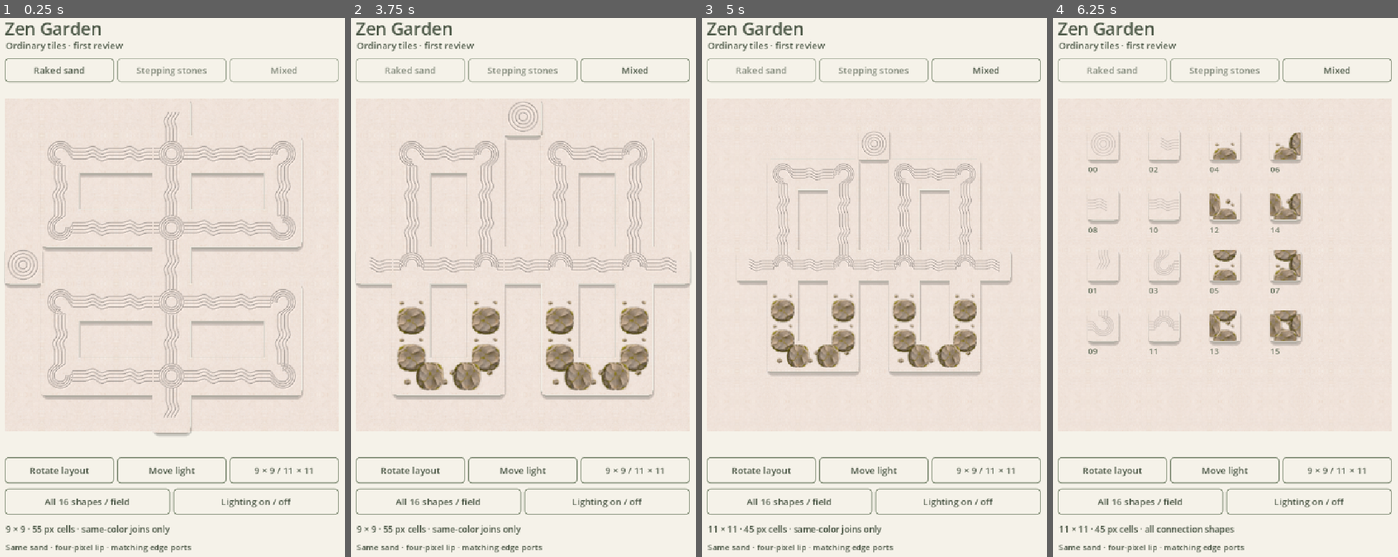
Above: before the commit, frames 1-4 (left to right).
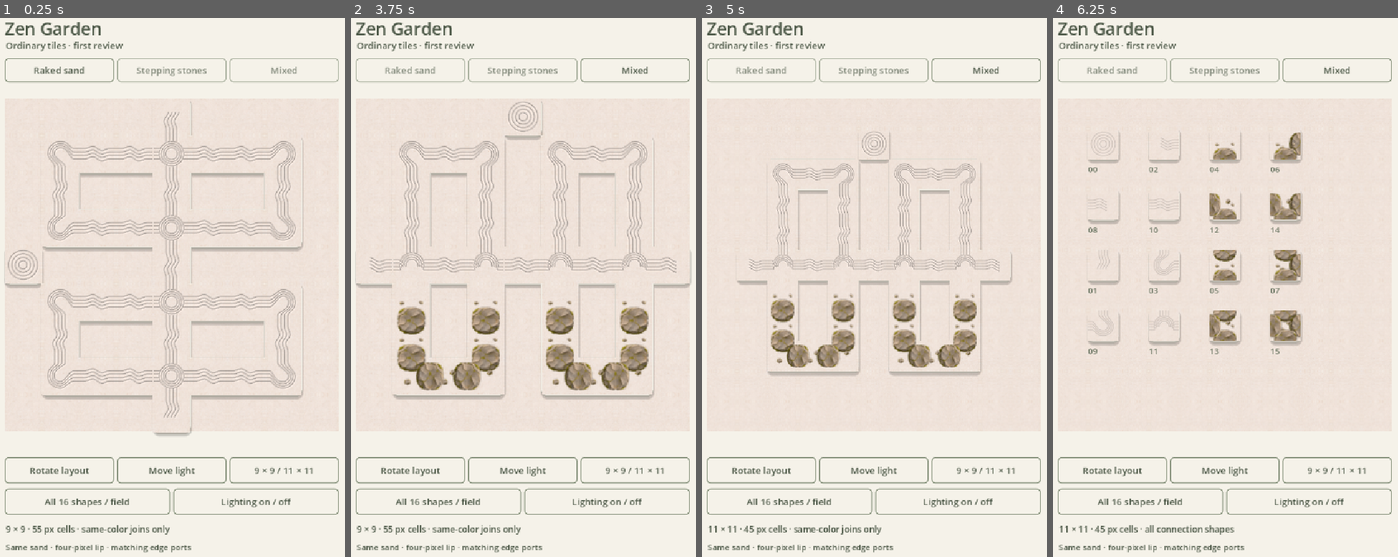
Above: after the commit, the same moments.

Repository: Shine-game/Tiles
Game: Godot game, scene res://prototypes/zen_garden/ordinary_tiles.tscn
The game is run twice, just before and just after one commit, with the same random seed, the same clock (stepped at 60 frames per second) and the same inputs. This scene is started directly instead of the project's main scene.
Inputs:
- Up to frame 1 (0.25 s): no input
- Up to frame 2 (3.75 s): click "Raked sand" at 0.5 s; click "Stepping stones" at 1.25 s; click "Mixed" at 2 s; click "Rotate layout" at 2.75 s; click "Move light" at 3.5 s
- Up to frame 3 (5 s): click "9 × 9 / 11 × 11" at 4.25 s
- Up to frame 4 (6.25 s): click "All 16 shapes / field" at 5 s; click "Lighting on / off" at 5.75 s

The runs differ from the first frame. In frame 1, 0.2% of the frame differs, in the area x 13-86%, y 22-69%; in frame 2, 0.1%; in frame 3, less than 0.1%; in frame 4, less than 0.1%.

Commit message:
Fix rake bend groove ordering and smooth internal connections

Diff:
--- a/scripts/zen_geometry.gd
+++ b/scripts/zen_geometry.gd
@@ -63,12 +63,16 @@
 		# A long bend travels around the empty center, following the supplied motif.
 		for i in range(4):
 			var radius := 40.0 + i * (44.0 / 3.0)
-			var port: float = PORTS[3 - i]
-			var line := PackedVector2Array([Vector2(port, 0), Vector2(port, 32)])
-			bezier(line, line[-1], Vector2(port, 64), Vector2(128 - radius, 64), Vector2(128 - radius, 128))
-			arc(line, Vector2(128, 128), radius, PI, 0)
-			bezier(line, line[-1], Vector2(128 + radius, port), Vector2(208, port), Vector2(224, port))
-			line.append(Vector2(256, port))
+			var entry: float = PORTS[3 - i]
+			var exit: float = PORTS[i]
+			var line := PackedVector2Array([Vector2(entry, 0), Vector2(entry, 32)])
+			bezier(line, line[-1], Vector2(entry, 64), Vector2(128 - radius, 64), Vector2(128 - radius, 128))
+			# Follow the lower-left quadrant and leave it horizontally. A half
+			# circle ended heading UP, reversing two exit curves into hairpins.
+			# Reverse the port order at E so the four continuous rails cannot cross.
+			arc(line, Vector2(128, 128), radius, PI, PI / 2)
+			bezier(line, line[-1], Vector2(160, 128 + radius), Vector2(192, exit), Vector2(224, exit))
+			line.append(Vector2(256, exit))
 			result.append(line)
 	else:
 		# Review geometry: nested arches for T, nested circulation for cross.
--- a/tests/test_zen_ordinary.gd
+++ b/tests/test_zen_ordinary.gd
@@ -20,6 +20,34 @@
 
 func _run() -> void:
 	var started := Time.get_ticks_msec()
+	# Edge profiles alone did not catch the original bend's interior hairpins.
+	# Check the actual routes: no reversals, no self-crossings, and four separate
+	# grooves all the way from the north port to the east port.
+	var bends: Array[PackedVector2Array] = []
+	for raw: PackedVector2Array in Geometry.paths(3):
+		var line := PackedVector2Array()
+		for p: Vector2 in raw:
+			if line.is_empty() or line[-1].distance_to(p) > 0.001: line.append(p)
+		bends.append(line)
+	for i in range(bends.size()):
+		var line := bends[i]
+		var largest_turn := 0.0
+		var self_crossing := false
+		for j in range(1, line.size() - 1):
+			largest_turn = maxf(largest_turn, absf((line[j] - line[j - 1]).angle_to(line[j + 1] - line[j])))
+		for a in range(line.size() - 1):
+			for b in range(a + 2, line.size() - 1):
+				if Geometry2D.segment_intersects_segment(line[a], line[a + 1], line[b], line[b + 1]) != null: self_crossing = true
+		check(largest_turn < deg_to_rad(15), "Bend groove %d has smooth internal joins without hairpins" % i)
+		check(not self_crossing, "Bend groove %d never crosses itself" % i)
+		check(line[0] == Vector2(Geometry.PORTS[3 - i], 0) and line[-1] == Vector2(256, Geometry.PORTS[i]), "Bend pairs opposite port orders to preserve groove ordering")
+		for j in range(i + 1, bends.size()):
+			var crossing := false
+			var other := bends[j]
+			for a in range(line.size() - 1):
+				for b in range(other.size() - 1):
+					if Geometry2D.segment_intersects_segment(line[a], line[a + 1], other[b], other[b + 1]) != null: crossing = true
+			check(not crossing, "Bend grooves %d and %d stay separate" % [i, j])
 	for mask in range(16):
 		var spec: Dictionary = Geometry.canonical(mask)
 		check(Geometry.rotate_mask(spec.mask, spec.turns) == mask, "Canonical rotation reproduces mask %d" % mask)
Not shown, changed: docs/zen-ordinary-tiles.md
